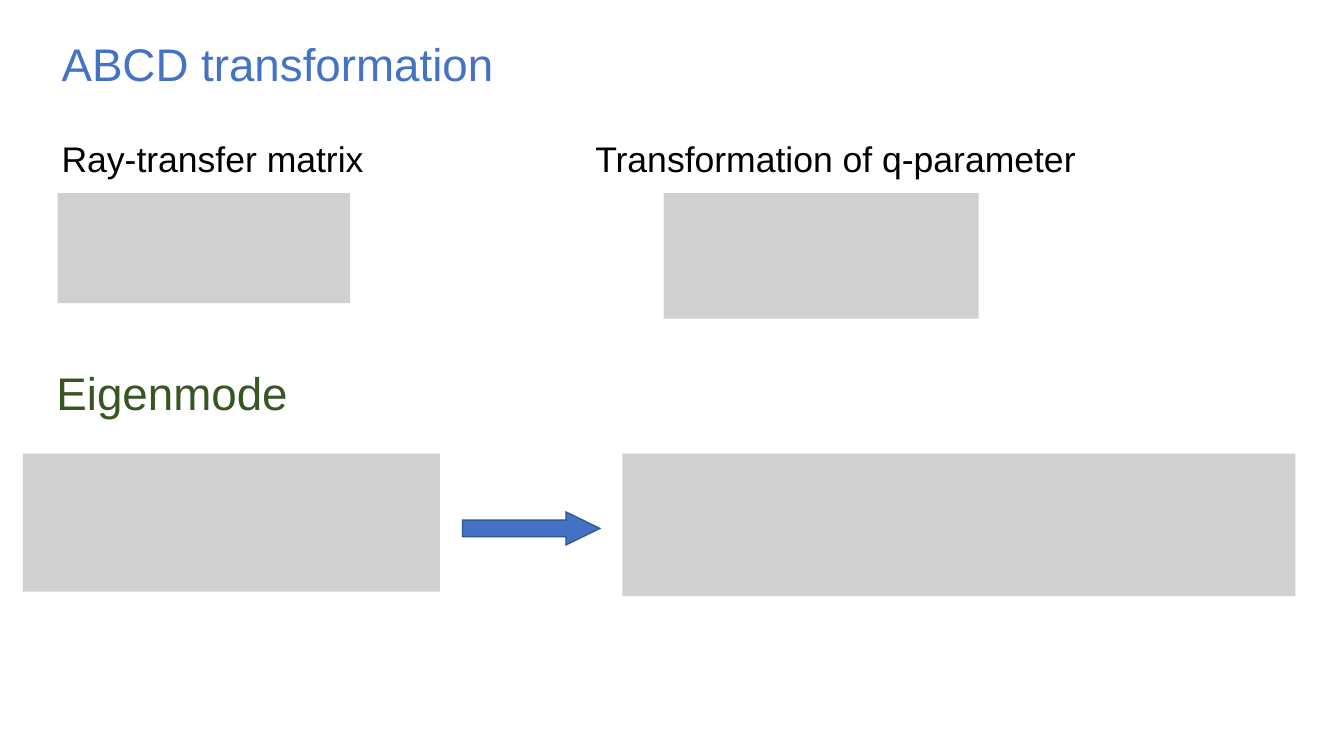
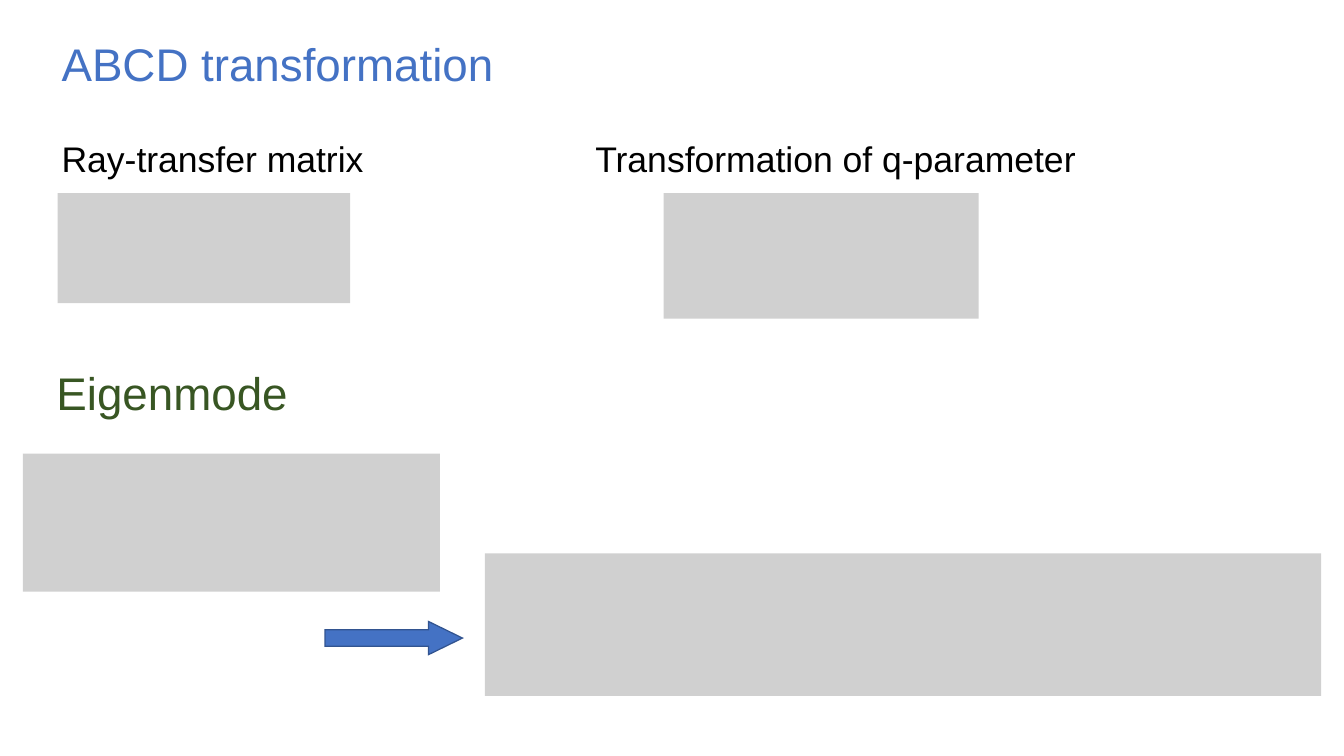
Before and after one commit to asoy01/gtrace, a slide deck: slide 7 of Manuals/Tutorial/Tutorial.pptx. Drawn at 1344x756 pixels with LibreOffice and Linux fonts; fonts in the diff are those of the drawing; grey boxes stand for pictures. Boxes give left, top, right and bottom in pixels: in the first picture for what was removed or moved away, otherwise in the second. Text is boxed around its words. In the diff, an @@ line names an element or a change of style, - is before the commit and + after.

```diff
--- a/Manuals/Tutorial/Tutorial.pptx
+++ b/Manuals/Tutorial/Tutorial.pptx
@@ picture removed at (x1=623, y1=453, x2=1296, y2=596) @@
@@ picture added at (x1=485, y1=553, x2=1320, y2=696) @@
@@ right arrow moved from (x1=463, y1=512, x2=600, y2=545) to (x1=325, y1=622, x2=462, y2=655) @@
```
Also in this commit, not shown: 5 other files.
